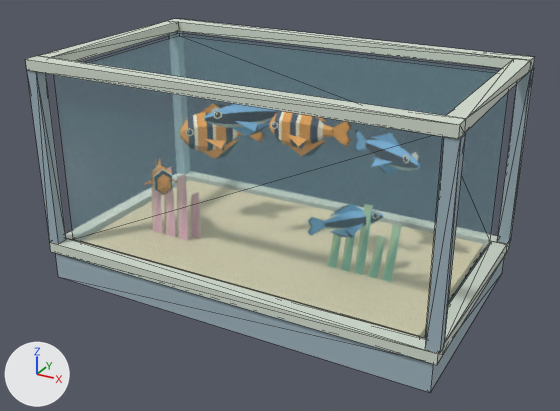
What one commit did to the glTF model assets/fish/lobby_reef.glb.
The view is the same before and after, from a 50 mm camera at (2.92, -5.33, 3.33) aimed at (0.04, -0.1, 0.72). Arrows for +X, +Y and +Z are at lower left; the lights stay in place. The older version comes first. Mesh edges are drawn as thin lines. Where no turn or scale is listed for an object, it has been applied to the vertices. Vertices at exactly the same position are counted once.

The first picture shows 'Hylian_Reef_Aquarium', 'Water panes'.
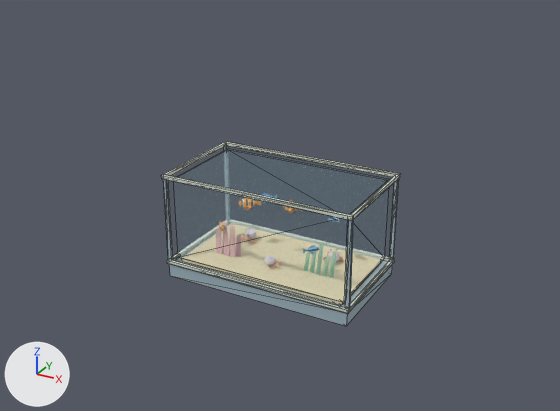
Patch to the scene script:
```diff
--- a/assets/fish/lobby_reef.glb.py
+++ b/assets/fish/lobby_reef.glb.py
@@ me_hylian_reef_aquarium @@
 # used by ob_hylian_reef_aquarium; location = (0.0, 0.0, 0.0)
-me_hylian_reef_aquarium.from_pydata(...)  # 153 vertices, 195 faces; spans x -1.75..1.75, y -1.0..1.0, z 0.0..1.94
+me_hylian_reef_aquarium.from_pydata(...)  # 153 vertices, 195 faces; spans x -1.74..1.74, y -1.0..1.0, z 0.0..1.91
+# me_hylian_reef_aquarium part 1: the loose piece of 8 vertices spanning x -1.75..-1.65, y 0.89..0.99, z 0.34..1.85 is scaled about its middle by (0.6, 0.6, 1.02), then moved by (0.0, 0.0, -0.02)
+# me_hylian_reef_aquarium part 2: the loose piece of 8 vertices spanning x -1.75..-1.65, y -0.99..-0.89, z 0.34..1.85 is scaled about its middle by (0.6, 0.6, 1.02), then moved by (0.0, 0.0, -0.02)
+# me_hylian_reef_aquarium part 3: the loose piece of 8 vertices spanning x 1.65..1.75, y 0.89..0.99, z 0.34..1.85 is scaled about its middle by (0.6, 0.6, 1.02), then moved by (0.0, 0.0, -0.02)
+# me_hylian_reef_aquarium part 4: the loose piece of 8 vertices spanning x 1.65..1.75, y -0.99..-0.89, z 0.34..1.85 is scaled about its middle by (0.6, 0.6, 1.02), then moved by (0.0, 0.0, -0.02)
+# me_hylian_reef_aquarium part 5: 40 of 153 vertices moved; they spanned x -1.74..1.74, y -1.0..1.0, z 0.25..1.94 and now span x -1.74..1.74, y -1.0..1.0, z 0.25..1.91; mean shift (0.0, 0.0, -0.02); largest move (-1.61, 0.87, 1.94) -> (-1.68, 0.94, 1.91)
 me_hylian_reef_aquarium.materials.append(mat_paint_5a7584)
@@ ob_hylian_reef_aquarium @@
 ob_hylian_reef_aquarium = bpy.data.objects.new('Hylian_Reef_Aquarium', me_hylian_reef_aquarium)
+ob_hylian_reef_aquarium.parent = ob_lobbyreefscale_50percent
 ob_hylian_reef_aquarium.location = (0.0, 0.0, 0.0)
@@ ob_water_panes @@
 ob_water_panes = bpy.data.objects.new('Water panes', me_water_panes)
+ob_water_panes.parent = ob_lobbyreefscale_50percent
 ob_water_panes.location = (0.0, 0.0, 0.0)
@@ ob_lobbyreefscale_50percent @@
+ob_lobbyreefscale_50percent = bpy.data.objects.new('LobbyReefScale_50percent', None)
+ob_lobbyreefscale_50percent.location = (0.0, 0.0, 0.0)
+ob_lobbyreefscale_50percent.scale = (0.5, 0.5, 0.5)
```

Pixel boxes [x1, y1, x2, y2] of what changed, in the pictures (560 x 411 px; the box of a moved part takes in the faces that stretch with it):
'Water panes', moved
    before: [54, 34, 508, 338]
    after: [174, 149, 389, 302]
'Hylian_Reef_Aquarium', reshaped, moved (53% narrower, 50% shorter)
    before: [25, 19, 535, 392]
    after: [161, 141, 401, 326]
part 1 of me_hylian_reef_aquarium, moved or reshaped (mostly hidden)
    before: [169, 31, 183, 37]
    after: [224, 146, 228, 151]
part 2 of me_hylian_reef_aquarium, moved or reshaped
    before: [27, 70, 66, 244]
    after: [163, 179, 173, 260]
part 3 of me_hylian_reef_aquarium, moved or reshaped
    before: [497, 68, 534, 244]
    after: [389, 179, 399, 260]
part 4 of me_hylian_reef_aquarium, moved or reshaped
    before: [425, 134, 465, 353]
    after: [345, 219, 354, 309]
part 5 of me_hylian_reef_aquarium, moved or reshaped
    before: [25, 19, 535, 365]
    after: [161, 141, 401, 313]
